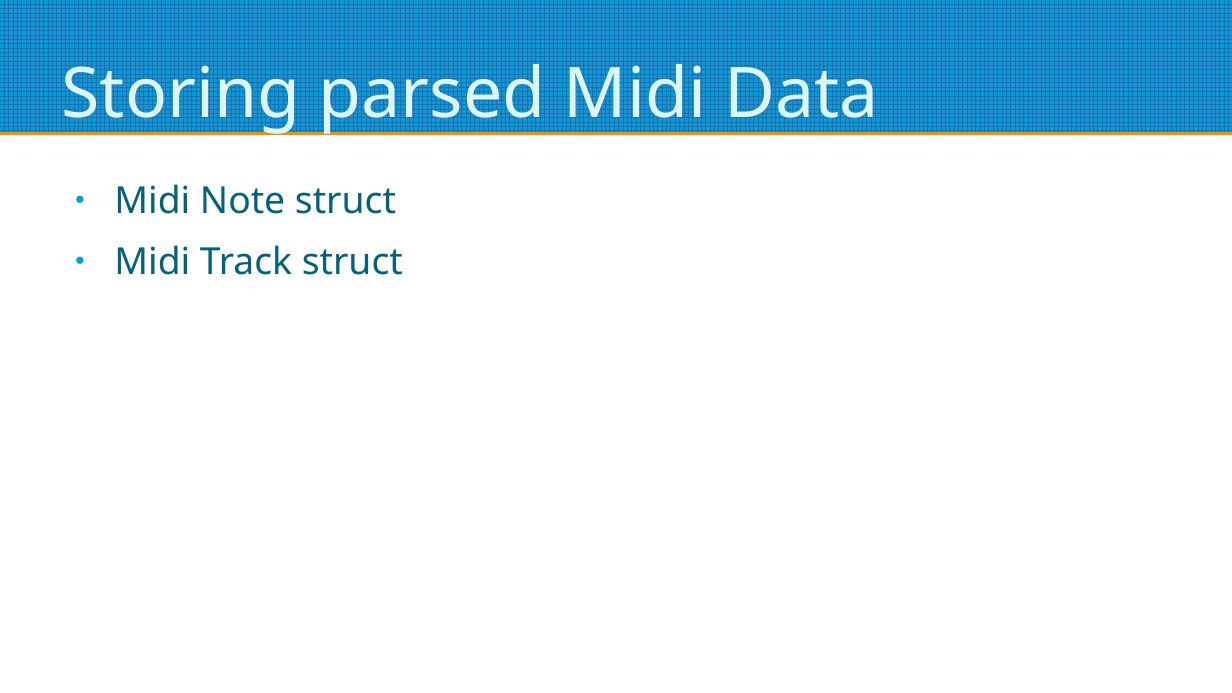
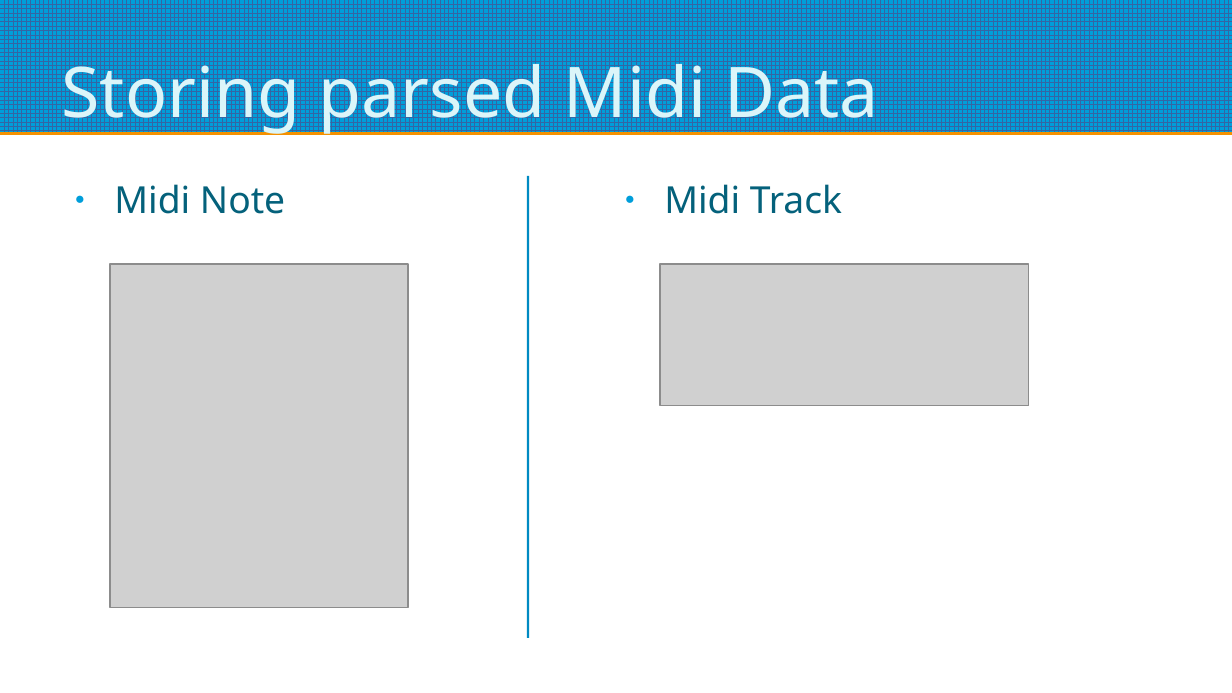
Before and after one commit to Jake-Fitzgerald/4th_year_final_project, a slide deck: slide 6 of Documents/Presentations/Capstone Project Presentation 2.odp (slide 3 before the commit). Drawn at 1232x693 pixels with LibreOffice and Linux fonts; fonts in the diff are those of the drawing; grey boxes stand for pictures. Boxes give left, top, right and bottom in pixels: in the first picture for what was removed or moved away, otherwise in the second. Text is boxed around its words. In the diff, an @@ line names an element or a change of style, - is before the commit and + after.

Commit message:
Presentation 2 more slides added.

```diff
--- a/Documents/Presentations/Capstone Project Presentation 2.odp
+++ b/Documents/Presentations/Capstone Project Presentation 2.odp
@@ line added from (528, 176) to (528, 638), #008AC2 1.42 pt @@
@@ text removed at <box>114,184,403,275</box> @@
-● Midi Note struct
-● Midi Track struct
@@ text added at <box>664,184,842,214</box>, 24 pt, text #04617B @@
+● Midi Track
@@ picture added at <box>110,264,408,607</box> @@
@@ picture added at <box>661,264,1030,406</box> @@
```
Also in this commit, not shown: 2 other slides changed, 5 slides added, 1 slide removed, 46 other files.
